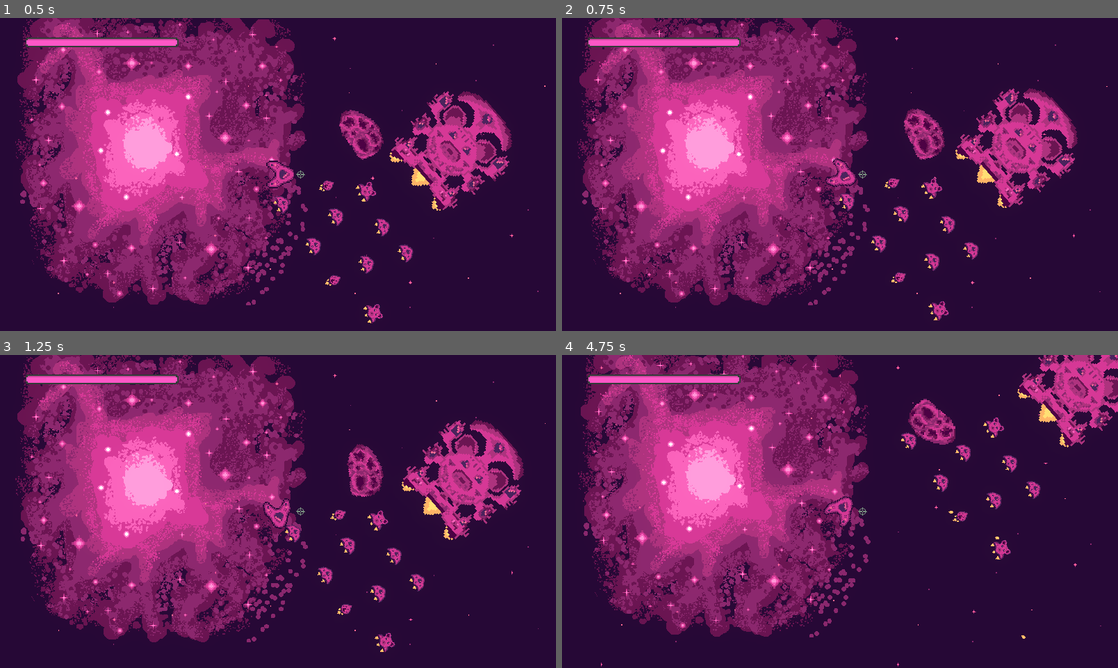
Above: before the commit, frames 1-4 (two rows, left to right).
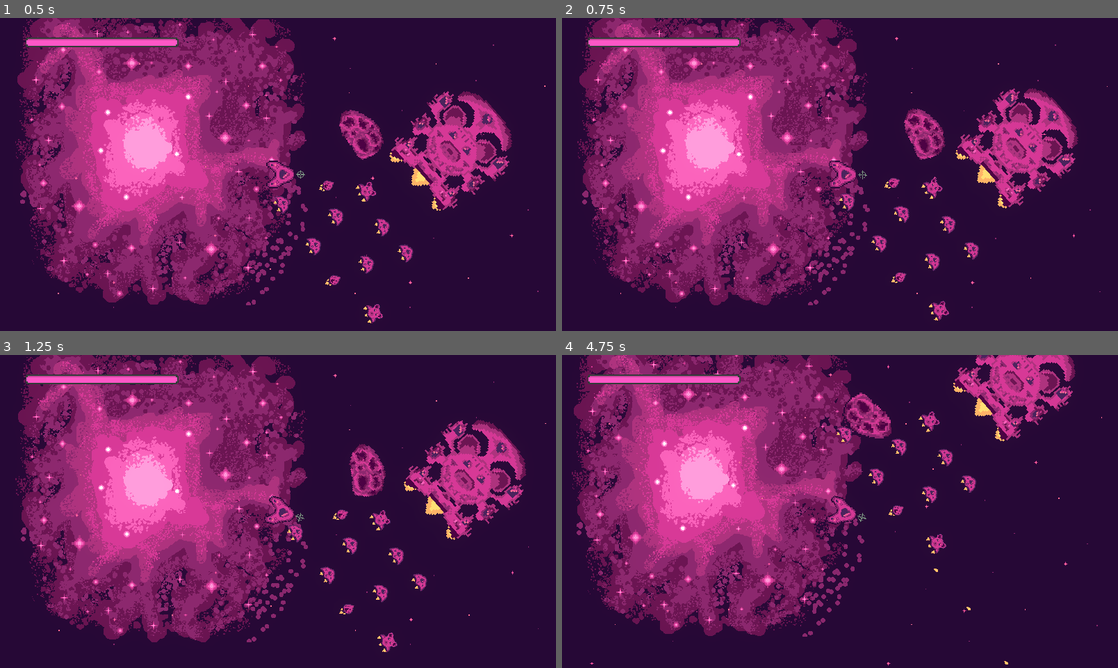
Above: after the commit, the same moments.

Repository: bear-minimum-studio/space-bear
Game: Godot game, scene res://Game.tscn
Two runs of this game, one before a commit and one after it. Both use one fixed random seed, a clock stepped at 60 frames per second and the inputs below.
Inputs:
- Up to frame 1 (0.5 s): no input
- Up to frame 2 (0.75 s): hold Right (turn_right) from 0.53 s (still down); tap Down (decelerate) at 0.6 s
- Up to frame 3 (1.25 s): keep holding Right (turn_right)
- Up to frame 4 (4.75 s): release Right (turn_right) at 1.28 s; hold Left (turn_left) 1.28-2.03 s; tap Space (fire) at 1.35 s; hold Right (turn_right) 2.03-2.78 s; hold F (turret_fire) 2.03-2.78 s; hold Up (accelerate) 2.78-3.53 s; tap Down (decelerate) at 2.85 s; hold Space (fire) 3.53-4.28 s; hold Left (turn_left) from 3.53 s (still down); tap F (turret_fire) at 4.35 s

Frame 1 is identical in both runs. In frame 2, 2.5% of the frame differs, in the area x 2-98%, y 0-97%; in frame 3, 7.1%; in frame 4, 29%, in the area x 1-100%, y 0-100%.

Commit message:
refacto: change player physics

Diff:
--- a/World.gd
+++ b/World.gd
@@ -38,5 +38,5 @@
 		new_bullet_velocity = MINIMAL_BULLET_SPEED * new_bullet_velocity.normalized()
 	return new_bullet_velocity
 
-func _physics_process(delta):
+func _physics_process(_delta):
 	get_tree().call_group("flock", "set_movement_target", mother_ship.global_transform.origin)
--- a/npc/AbstractShip.gd
+++ b/npc/AbstractShip.gd
@@ -17,7 +17,7 @@
 	assert(avoidance_circle.shape is CircleShape2D, 'Define AvoidanceCircle for navigation')
 	nav_agent.radius = avoidance_circle.shape.radius * max(self.scale.x, self.scale.y)
 
-func _physics_process(delta):
+func _physics_process(_delta):
 	if nav_agent.is_navigation_finished():
 		return
 
--- a/player/Player.gd
+++ b/player/Player.gd
@@ -1,10 +1,12 @@
-extends CharacterBody2D
+extends RigidBody2D
 
 signal shoot
 
-const ACCEL = 90.0
-const ROTATION_SPEED = 2.0
-const MAX_SPEED = 400
+# TODO : FineTune Parameters
+const THRUST = 200.0
+const THRUST_FRICTION = 0.5
+const TORQUE = 400.0
+const TORQUE_FRICTION = 0.5
 const BULLETS_PER_SECOND = 5.0
 const MAX_HEALTH = 10
 
@@ -22,7 +24,7 @@
 	if _reloading:
 		return
 
-	emit_signal("shoot", global_position, global_rotation, velocity)
+	emit_signal("shoot", global_position, global_rotation, linear_velocity)
 
 	_reloading = true
 	await get_tree().create_timer(SHOOTING_SPEED).timeout
@@ -32,35 +34,36 @@
 	self.rotation = rotation_value
 	turret.rotation = -self.rotation
 
-func _physics_process(delta):
-	var rotation_intensity = Input.get_axis("turn_left", "turn_right")
-	_custom_set_rotation(self.rotation + rotation_intensity * ROTATION_SPEED * delta)
+func _integrate_forces(state):
+	_thrust(state)
+	_torque(state)
 
+func _thrust(state):
 	var intensity = Input.get_axis("decelerate", "accelerate")
 	if intensity:
-		var v = delta * intensity * ACCEL
-		velocity.x += v * cos(self.rotation)
-		velocity.y += v * sin(self.rotation)
+		var thrust = intensity * THRUST * Vector2.from_angle(rotation)
+		state.apply_force(thrust)
+		var thrust_friction = - THRUST_FRICTION * linear_velocity
+		state.apply_force(thrust_friction)
 		flammes.visible = true
 		sfx.play()
 	else:
 		flammes.visible = false
 		sfx.stop()
 
-	if velocity.length() > MAX_SPEED:
-		var max_x = abs(MAX_SPEED * cos(velocity.angle()))
-		var max_y = abs(MAX_SPEED * sin(velocity.angle()))
-		velocity.x = clamp(velocity.x, -max_x, max_x)
-		velocity.y = clamp(velocity.y, -max_y, max_y)
+func _torque(state):
+	var intensity = Input.get_axis("turn_left", "turn_right")
+	var torque = intensity * TORQUE
+	state.apply_torque(torque)
+	var torque_friction = - TORQUE_FRICTION * angular_velocity
+	state.apply_torque(torque_friction)
 
+func _physics_process(_delta):
 	if (Input.is_action_pressed("fire")):
 		_shoot()
 
-	move_and_slide()
-
-
 func _on_turret_control_shoot():
-	emit_signal("shoot", turret_control.global_position, turret_control.global_rotation, velocity)
+	emit_signal("shoot", turret_control.global_position, turret_control.global_rotation, linear_velocity)
 
 func on_hit():
 	health -= 1
--- a/player/Player.tscn
+++ b/player/Player.tscn
@@ -25,7 +25,7 @@
 stream_2/stream = ExtResource("6_qqyb8")
 stream_2/weight = 1.0
 
-[node name="CharacterBody2D" type="CharacterBody2D"]
+[node name="CharacterBody2D" type="RigidBody2D"]
 collision_mask = 8
 script = ExtResource("1_rsmvc")
 
Not shown: 1 places in World.tscn that only renumber resources
